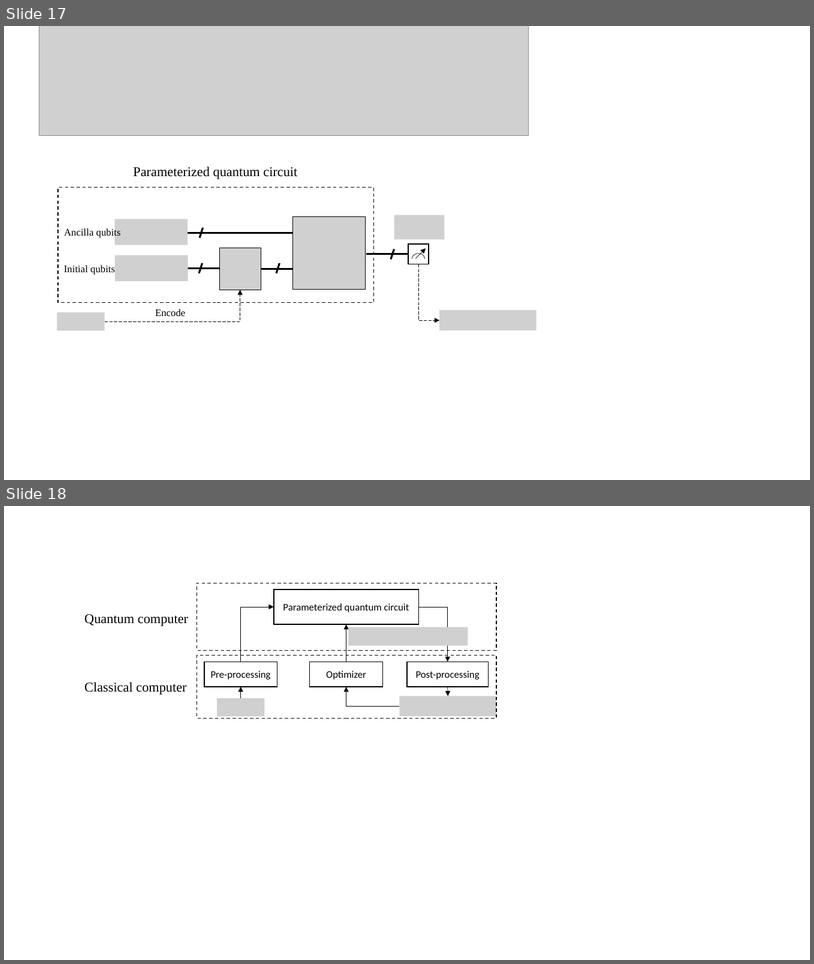
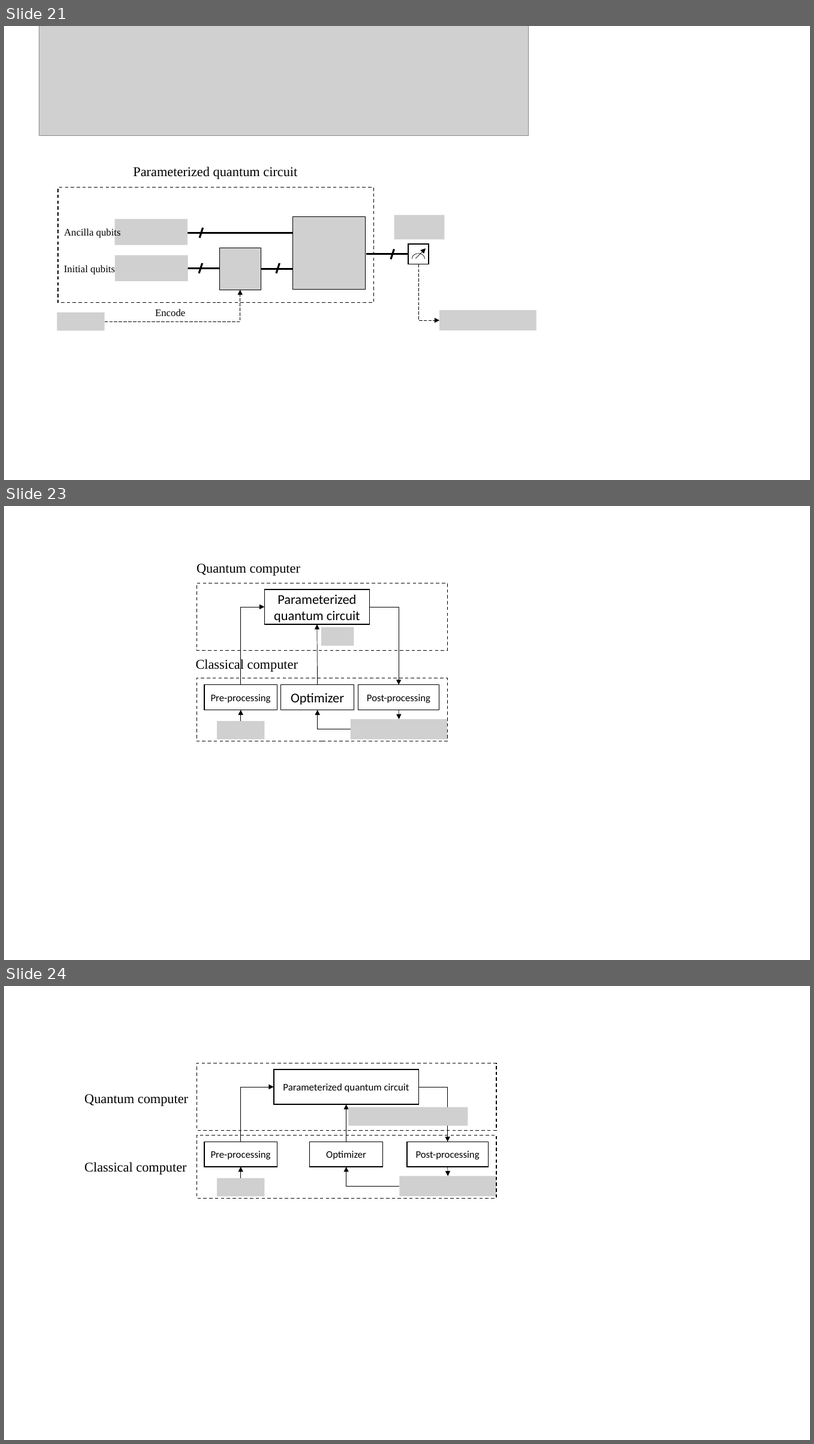
Before and after one commit to vutuanhai237/DynamicQNN, a slide deck: Hand-drawing-image.pptx. Shown one above the other, each under a label of ours: slides 17 and 18 before the commit, slides 21, 23 and 24 after it; the slides between them are not shown. The pictures are 814x964 and 814x1444 pixels, drawn with LibreOffice and Linux fonts; fonts in the diff are those of the drawing; grey boxes stand for pictures. Boxes give left, top, right and bottom in pixels: in the first picture for what was removed or moved away, otherwise in the second. Text is boxed around its words. In the diff, an @@ line names an element or a change of style, - is before the commit and + after.

```diff
--- a/Hand-drawing-image.pptx
+++ b/Hand-drawing-image.pptx
@@ slide 23 added at [4, 506, 810, 960], background #FFFFFF @@
@@ text added at [197, 564, 300, 576], 16 pt, text #000000 @@
+Quantum computer
@@ rectangle added at [197, 583, 448, 651], outline #000000 1 pt dashed @@
@@ rectangle added at [265, 589, 370, 625], fill #FFFFFF, outline #000000 1 pt, 16 pt, text #000000 @@
+Parameterized quantum circuit
@@ elbow arrow added from (241, 684) to (265, 607), #000000 0.5 pt @@
@@ elbow arrow added from (370, 607) to (399, 684), #000000 0.5 pt @@
@@ arrow added from (318, 684) to (317, 625), #000000 0.5 pt @@
@@ picture added at [321, 627, 354, 646] @@
@@ text added at [196, 658, 298, 672], 16 pt, text #000000 @@
+Classical computer
@@ rectangle added at [197, 678, 448, 741], outline #000000 1 pt dashed @@
@@ rectangle added at [204, 684, 278, 709], fill #FFFFFF, outline #000000 1 pt, 12 pt, text #000000 @@
+Pre-processing
@@ rectangle added at [281, 684, 354, 709], fill #FFFFFF, outline #000000 1 pt, 16 pt, text #000000 @@
+Optimizer
@@ rectangle added at [359, 684, 440, 709], fill #FFFFFF, outline #000000 1 pt, 12 pt, text #000000 @@
+Post-processing
@@ picture added at [217, 721, 265, 739] @@
@@ arrow added from (241, 721) to (241, 710), #000000 0.5 pt @@
@@ elbow arrow added from (351, 729) to (318, 710), #000000 0.5 pt @@
@@ picture added at [351, 719, 447, 739] @@
@@ arrow added from (399, 710) to (399, 719), #000000 0.5 pt @@
@@ what was slide 17 is now slide 21 @@
@@ what was slide 18 is now slide 24 @@
```
Also in this commit, not shown: 5 other slides added, 6 other files.
